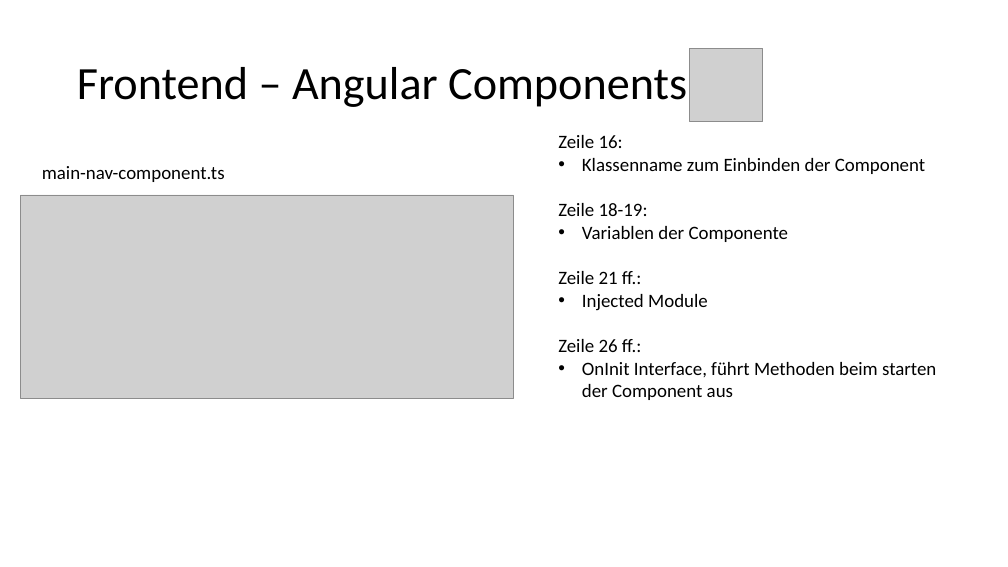
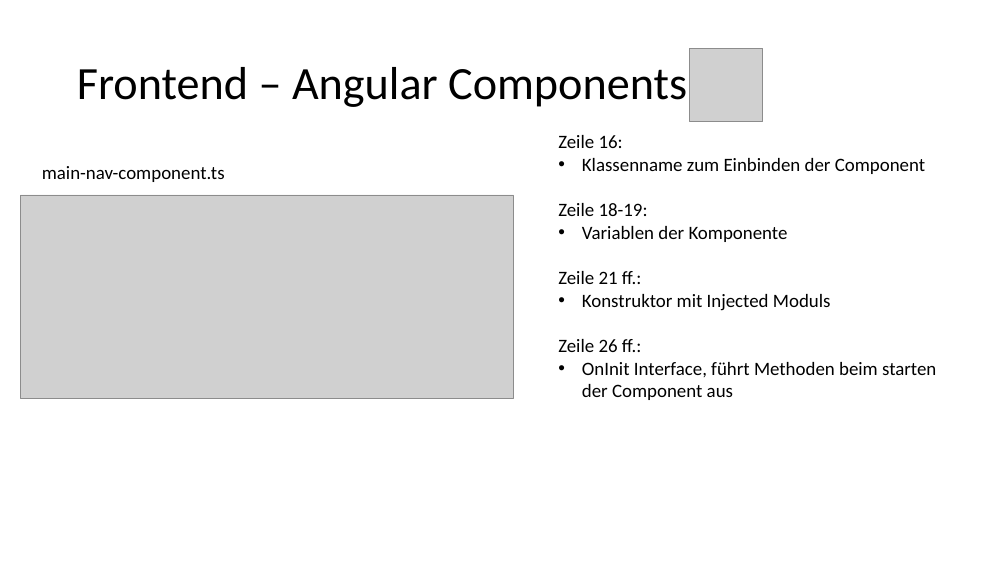
Before and after one commit to patsab/Alias_Learning, a slide deck: slide 9 of PowerPoint/Alias_Präsentation.pptx (slide 6 before the commit). Drawn at 1008x567 pixels with LibreOffice and Linux fonts; fonts in the diff are those of the drawing; grey boxes stand for pictures; background and template pictures are left out. Boxes give left, top, right and bottom in pixels: in the first picture for what was removed or moved away, otherwise in the second. Text is boxed around its words. In the diff, an @@ line names an element or a change of style, - is before the commit and + after.

```diff
--- a/PowerPoint/Alias_Präsentation.pptx
+++ b/PowerPoint/Alias_Präsentation.pptx
@@ text at (582,226,788,242): text changed @@
-• Variablen der Componente
+• Variablen der Komponente
@@ text at (582,294,831,311): text changed @@
-• Injected Module
+• Konstruktor mit Injected Moduls
```
Also in this commit, not shown: 7 other slides changed, 6 slides added, 1 slide removed, 2 other files.
